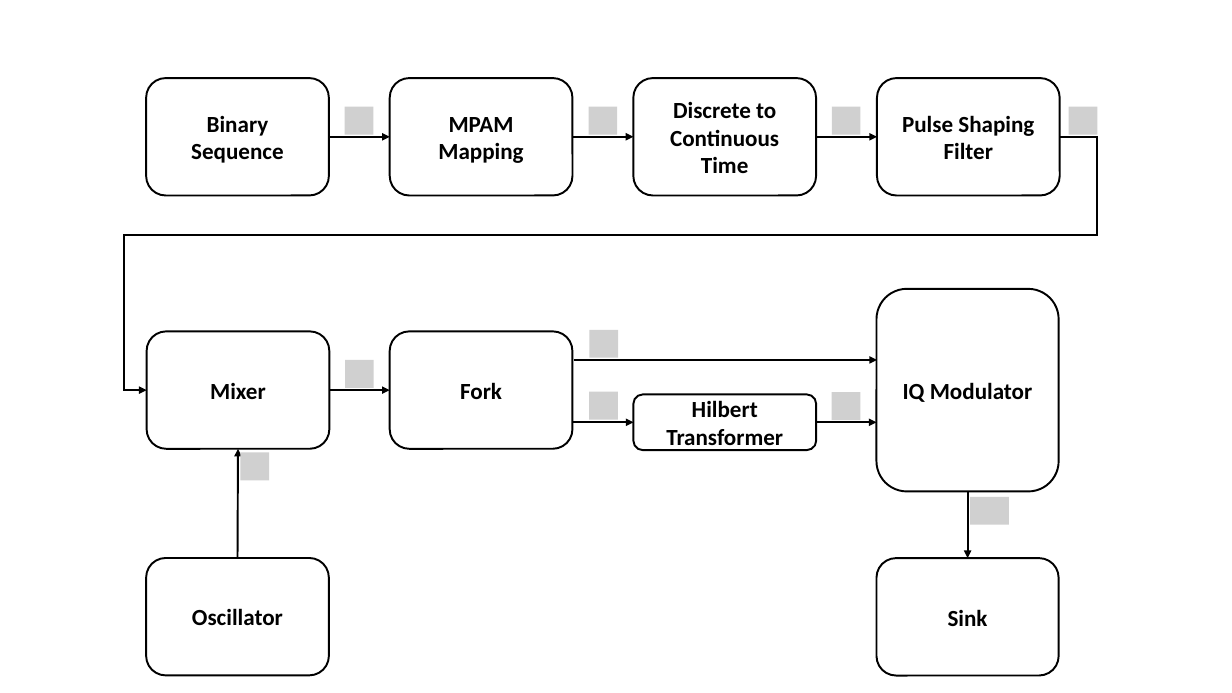
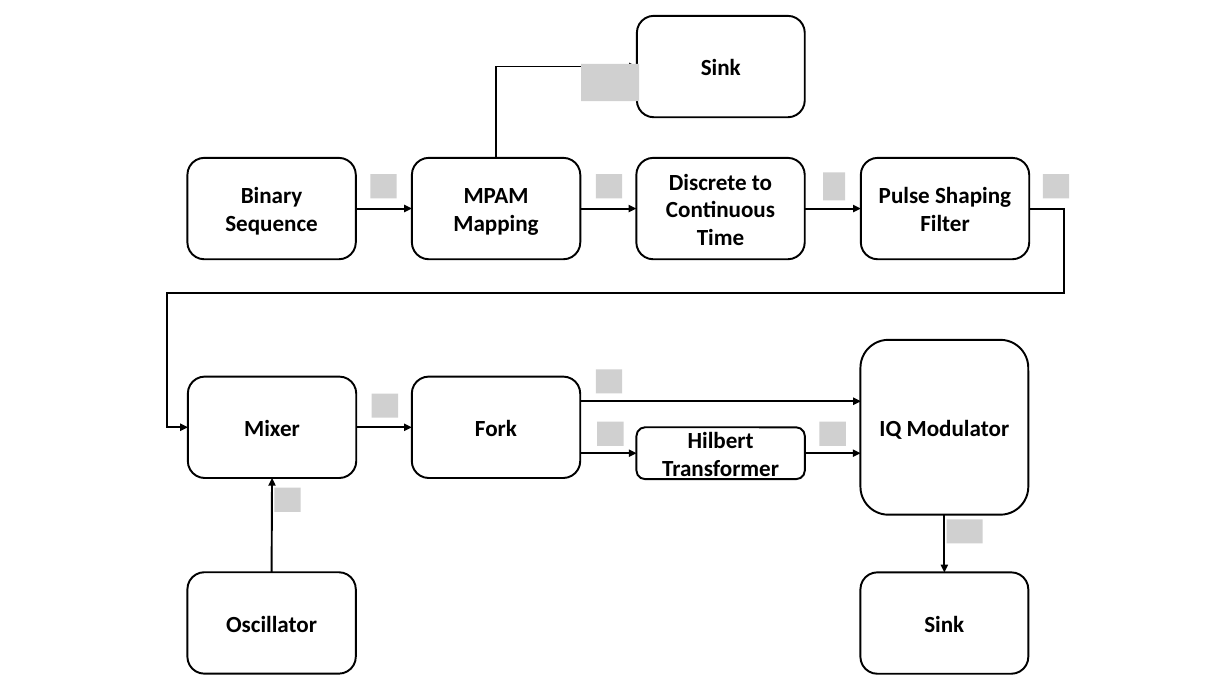
Before and after one commit to romilpatel/LinkPlanner, a slide deck: slide 1 of doc/tex/sdf/simplified_coherent_receiver/figures/Simulation_setup_Tx.pptx. Drawn at 1232x693 pixels with LibreOffice and Linux fonts; fonts in the diff are those of the drawing; grey boxes stand for pictures. Boxes give left, top, right and bottom in pixels: in the first picture for what was removed or moved away, otherwise in the second. Text is boxed around its words. In the diff, an @@ line names an element or a change of style, - is before the commit and + after.

```diff
--- a/doc/tex/sdf/simplified_coherent_receiver/figures/Simulation_setup_Tx.pptx
+++ b/doc/tex/sdf/simplified_coherent_receiver/figures/Simulation_setup_Tx.pptx
@@ group added at box(274, 16, 1070, 543): 11 pictures, 1 rounded rectangle, 1 elbow arrow @@
+Sink
@@ picture removed at box(345, 106, 373, 134) @@
@@ picture removed at box(589, 106, 617, 134) @@
@@ picture removed at box(832, 106, 860, 134) @@
@@ picture removed at box(1069, 106, 1098, 134) @@
@@ rounded rectangle "Binary Sequence": place and size @@
-rounded rectangle "Binary Sequence" at box(146, 79, 329, 196)
+rounded rectangle "Binary Sequence" at box(188, 158, 356, 260)
@@ rounded rectangle "MPAM Mapping": place and size @@
-rounded rectangle "MPAM Mapping" at box(390, 79, 573, 196)
+rounded rectangle "MPAM Mapping" at box(412, 158, 580, 260)
@@ rounded rectangle "Discrete to": place and size @@
-rounded rectangle "Discrete to" at box(633, 79, 816, 196)
+rounded rectangle "Discrete to" at box(637, 158, 805, 260)
@@ rounded rectangle "Pulse Shaping Filter": place and size @@
-rounded rectangle "Pulse Shaping Filter" at box(877, 79, 1060, 196)
+rounded rectangle "Pulse Shaping Filter" at box(861, 158, 1030, 260)
@@ elbow arrow moved from (1060, 137) - (147, 390) to (1030, 209) - (188, 427) @@
@@ arrow moved from (329, 137) - (390, 137) to (356, 209) - (412, 209) @@
@@ arrow moved from (573, 137) - (633, 137) to (580, 209) - (637, 209) @@
@@ arrow moved from (816, 137) - (877, 137) to (805, 209) - (861, 209) @@
@@ picture removed at box(590, 330, 618, 358) @@
@@ rounded rectangle "IQ Modulator": place and size @@
-rounded rectangle "IQ Modulator" at box(877, 289, 1059, 492)
+rounded rectangle "IQ Modulator" at box(860, 340, 1029, 515)
@@ rounded rectangle "Mixer": place and size @@
-rounded rectangle "Mixer" at box(147, 332, 330, 449)
+rounded rectangle "Mixer" at box(188, 377, 356, 479)
@@ picture removed at box(346, 360, 374, 388) @@
@@ rounded rectangle "Fork": place and size @@
-rounded rectangle "Fork" at box(390, 332, 573, 449)
+rounded rectangle "Fork" at box(412, 377, 580, 479)
@@ arrow moved from (574, 360) - (877, 360) to (581, 401) - (861, 401) @@
@@ picture removed at box(590, 392, 618, 420) @@
@@ picture removed at box(832, 392, 860, 420) @@
@@ arrow moved from (329, 390) - (390, 390) to (357, 427) - (412, 427) @@
@@ rounded rectangle "Hilbert Transformer": place and size @@
-rounded rectangle "Hilbert Transformer" at box(634, 395, 817, 450)
+rounded rectangle "Hilbert Transformer" at box(637, 427, 805, 479)
@@ picture removed at box(240, 453, 269, 481) @@
@@ arrow moved from (238, 558) - (238, 449) to (272, 572) - (272, 478) @@
@@ arrow moved from (573, 422) - (634, 422) to (581, 453) - (637, 453) @@
@@ arrow moved from (816, 422) - (877, 422) to (805, 453) - (860, 453) @@
@@ picture removed at box(970, 497, 1009, 525) @@
@@ arrow moved from (968, 492) - (968, 558) to (945, 515) - (945, 572) @@
@@ rounded rectangle "Oscillator": place and size @@
-rounded rectangle "Oscillator" at box(146, 558, 329, 676)
+rounded rectangle "Oscillator" at box(188, 572, 356, 674)
@@ rounded rectangle "Sink": place and size @@
-rounded rectangle "Sink" at box(877, 558, 1059, 676)
+rounded rectangle "Sink" at box(860, 572, 1029, 674)
```
Also in this commit, not shown: 10 other files.
